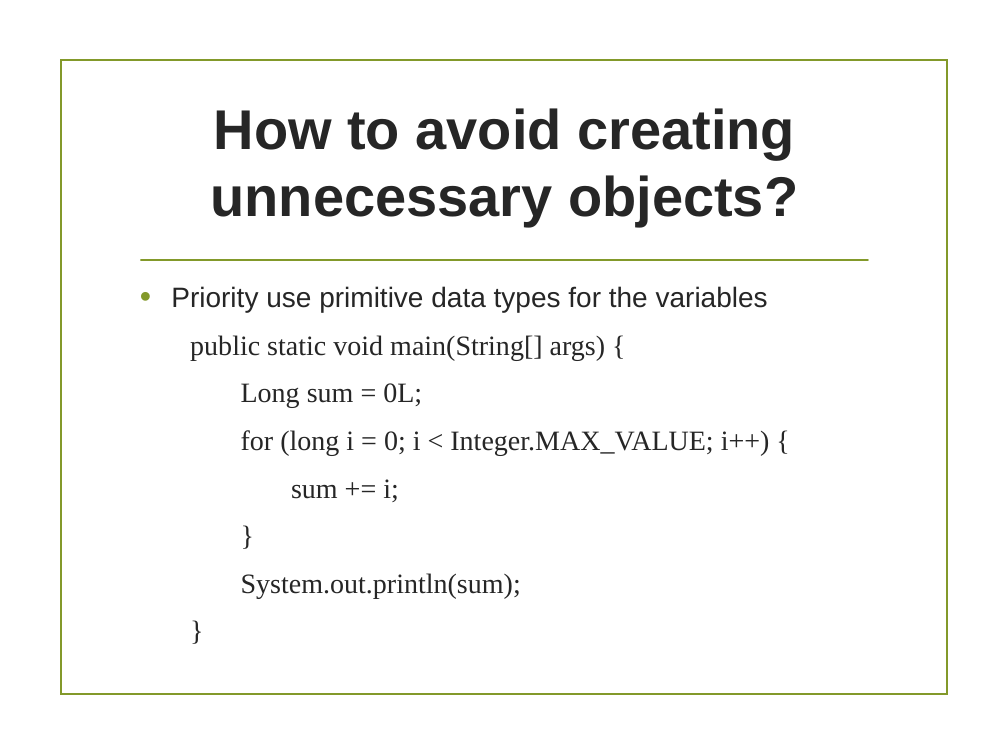
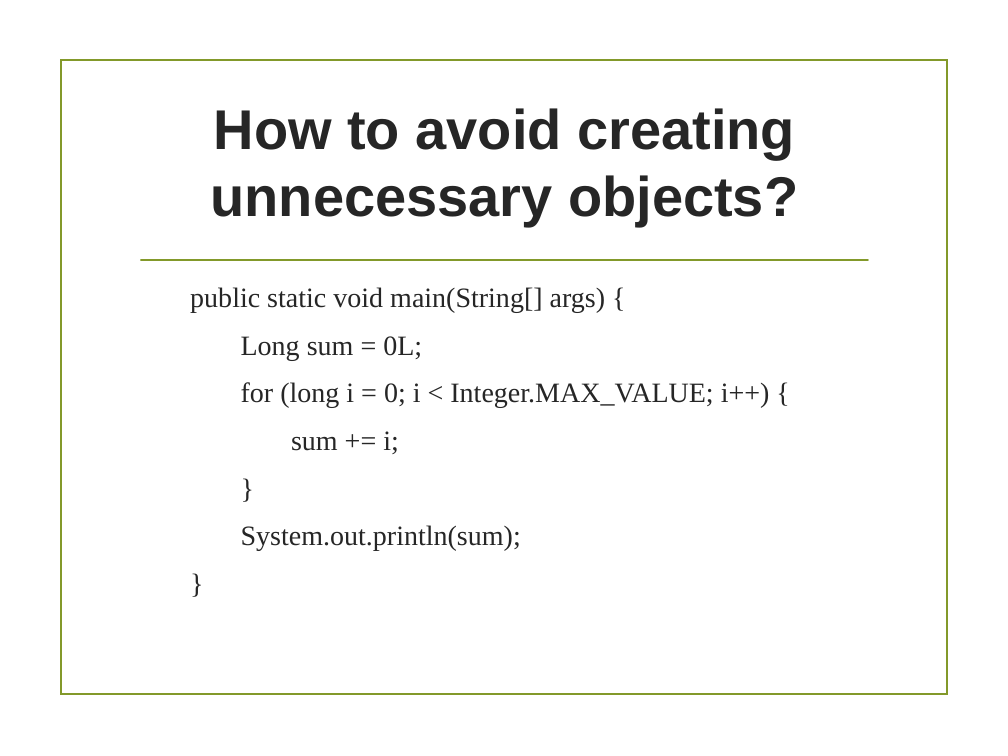
Before and after one commit to tiendatdk3493/Tai_Lieu, a slide deck: slide 8 of AVOID CREATING UNNECESSARY OBJECTS.pptx (slide 7 before the commit). Drawn at 1008x756 pixels with LibreOffice and Linux fonts; fonts in the diff are those of the drawing; background and template pictures are left out. Boxes give left, top, right and bottom in pixels: in the first picture for what was removed or moved away, otherwise in the second. Text is boxed around its words. In the diff, an @@ line names an element or a change of style, - is before the commit and + after.

```diff
--- a/AVOID CREATING UNNECESSARY OBJECTS.pptx
+++ b/AVOID CREATING UNNECESSARY OBJECTS.pptx
@@ text at (171, 286, 768, 312): paragraph removed @@
-• Priority use primitive data types for the variables
```
Also in this commit, not shown: 3 other slides changed, 3 other files.
